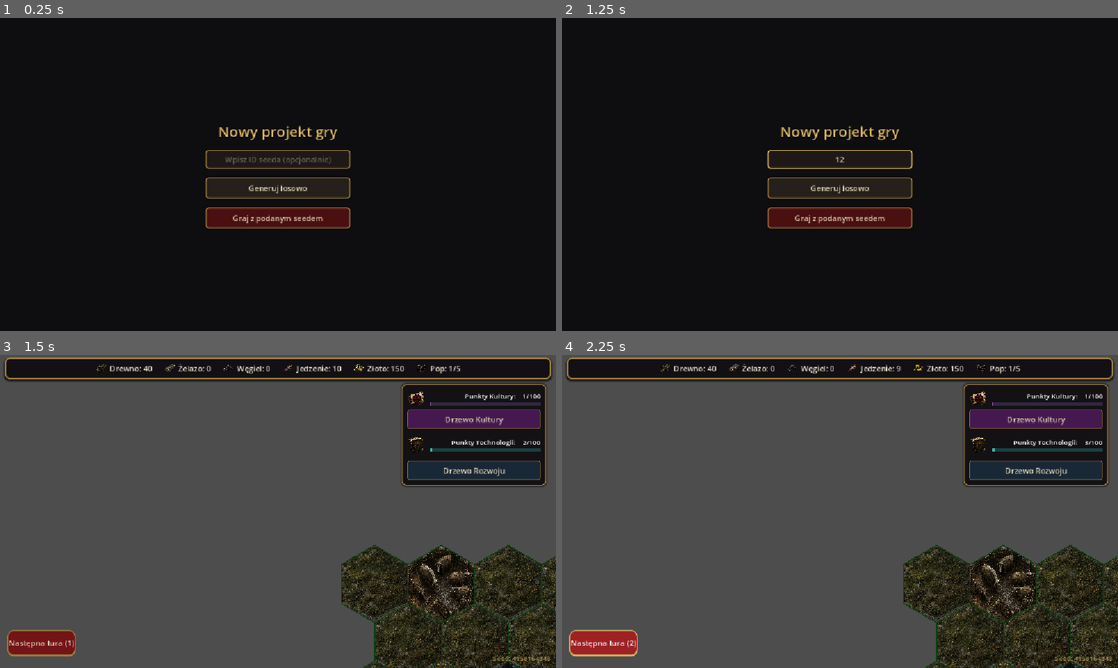
Above: before the commit, frames 1-4 (two rows, left to right).
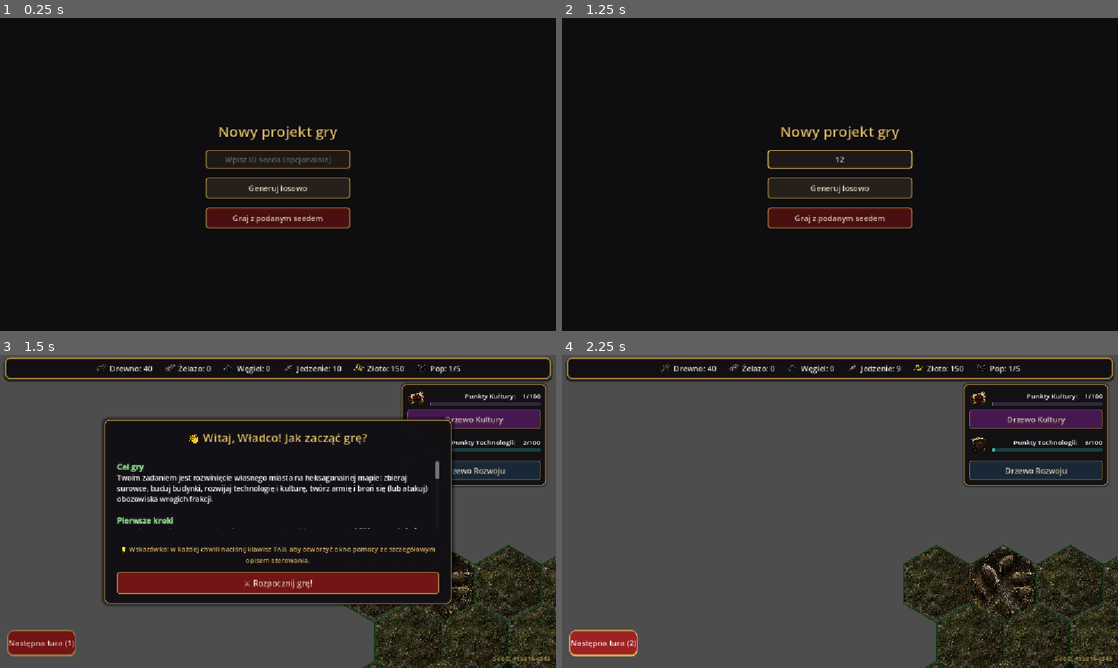
Above: after the commit, the same moments.

Repository: matiok35/nowy-projekt-gry
Game: Godot game, scene res://ui/main_menu.tscn
Same seed, same stepped clock (60 frames per second), same inputs: the game is played once before the commit and once after it.
Inputs (mouse positions are in pixels of both pictures, inside the frame that each line leads up to):
- Up to frame 1 (0.25 s): no input
- Up to frame 2 (1.25 s): click (840, 158) at 0.52 s; type "12" at 0.6 s
- Up to frame 3 (1.5 s): click "Generuj losowo" at 1.25 s
- Up to frame 4 (2.25 s): click "Następna tura (1)" at 2 s

Frames 1-2 are identical in both runs. In frame 3, 35% of the frame differs, in the area x 18-82%, y 19-81%; in frame 4, nothing differs.

Commit message:
Dodano tutorial przed grą

Diff:
--- a/ui/hud.gd
+++ b/ui/hud.gd
@@ -63,6 +63,8 @@
 var help_menu: HelpMenu
 
 var settings_menu: SettingsMenu
+
+var tutorial_menu: TutorialMenu
 
 # --- PALETA "DARK FANTASY" -------------------------------------------------
 # Wspólne kolory używane w całym HUD-zie, żeby całość wyglądała spójnie:
@@ -115,6 +117,10 @@
 	style_main_hud_elements()
 	style_context_popup()
 	style_individual_buttons()
+
+	tutorial_menu = TutorialMenu.new(self)
+	tutorial_menu.setup_tutorial_window()
+	tutorial_menu.show_tutorial_menu()
 
 	EconomyManager.notify_change()
 
@@ -820,9 +826,10 @@
 	if camp_menu and camp_menu.camp_army_window: camp_menu.camp_army_window.visible = false
 	if help_menu and help_menu.help_window: help_menu.help_window.visible = false
 	if settings_menu and settings_menu.settings_window: settings_menu.settings_window.visible = false
+	if tutorial_menu and tutorial_menu.tutorial_window: tutorial_menu.tutorial_window.visible = false
 
 func any_menu_visible() -> bool:
-	return menu_budowania.visible or (tile_info_menu and tile_i …(769 unchanged characters)… d settings_menu.settings_window.visible)
+	return menu_budowania.visible or (tile_info_menu and tile_i …(769 unchanged characters)… d settings_menu.settings_window.visible) or (tutorial_menu and tutorial_menu.tutorial_window and tutorial_menu.tutorial_window.visible)
 
 func _reposition_menu(menu: Control, base_pos: Vector2):
 	var vbox = menu.get_node("VBoxContainer") as VBoxContainer
--- /dev/null
+++ b/ui/menus/tutorial_menu.gd
@@ -0,0 +1,142 @@
+class_name TutorialMenu
+extends RefCounted
+
+var hud: Control
+var tutorial_window: PanelContainer
+var _scroll: ScrollContainer
+
+const MARGIN: float = 40.0
+const MAX_WIDTH: float = 720.0
+const MIN_SCROLL_HEIGHT: float = 140.0
+
+func _init(_hud: Control):
+	hud = _hud
+
+func setup_tutorial_window():
+	tutorial_window = PanelContainer.new()
+	tutorial_window.visible = false
+	tutorial_window.z_index = 20
+
+	var style_panel = StyleBoxFlat.new()
+	style_panel.bg_color = hud.DF_BG
+	style_panel.set_corner_radius_all(10)
+	style_panel.set_border_width_all(2)
+	style_panel.border_color = hud.DF_GOLD
+	style_panel.content_margin_left = 26
+	style_panel.content_margin_right = 26
+	style_panel.content_margin_top = 20
+	style_panel.content_margin_bottom = 20
+	style_panel.shadow_color = Color(0, 0, 0, 0.6)
+	style_panel.shadow_size = 8
+	tutorial_window.add_theme_stylebox_override("panel", style_panel)
+
+	var main_vbox = VBoxContainer.new()
+	main_vbox.add_theme_constant_override("separation", 14)
+	tutorial_window.add_child(main_vbox)
+
+	# HEADER
+	var title_label = Label.new()
+	title_label.text = "👋 Witaj, Władco! Jak zacząć grę?"
+	title_label.add_theme_font_size_override("font_size", 24)
+	title_label.add_theme_color_override("font_color", hud.DF_GOLD_TEXT)
+	title_label.horizontal_alignment = HORIZONTAL_ALIGNMENT_CENTER
+	main_vbox.add_child(title_label)
+
+	var sep = HSeparator.new()
+	sep.add_theme_color_override("separator", hud.DF_GOLD)
+	main_vbox.add_child(sep)
+
+	# CONTENT (przewijalne, żeby okno nigdy nie rosło ponad rozmiar ekranu)
+	_scroll = ScrollContainer.new()
+	_scroll.custom_minimum_size = Vector2(0, 320)
+	_scroll.size_flags_vertical = Control.SIZE_EXPAND_FILL
+	_scroll.horizontal_scroll_mode = ScrollContainer.SCROLL_MODE_DISABLED
+	main_vbox.add_child(_scroll)
+
+	var content_label = RichTextLabel.new()
+	content_label.bbcode_enabled = true
+	content_label.fit_content = true
+	content_label.scroll_active = false
+	content_label.custom_minimum_size = Vector2(MAX_WIDTH - 60, 0)
+	content_label.add_theme_font_size_override("normal_font_size", 15)
+	content_label.text = _tutorial_text()
+	_scroll.add_child(content_label)
+
+	var sep2 = HSeparator.new()
+	sep2.add_theme_color_override("separator", hud.DF_GOLD)
+	main_vbox.add_child(sep2)
+
+	# TIP O TAB
+	var tip_lbl = Label.new()
+	tip_lbl.text = "💡 Wskazówka: w każdej chwili naciśnij klawisz TAB, aby otworzyć okno pomocy ze szczegółowym opisem sterowania."
+	tip_lbl.autowrap_mode = TextServer.AUTOWRAP_WORD
+	tip_lbl.add_theme_font_size_override("font_size", 14)
+	tip_lbl.add_theme_color_override("font_color", hud.DF_GOLD_TEXT)
+	tip_lbl.horizontal_alignment = HORIZONTAL_ALIGNMENT_CENTER
+	main_vbox.add_child(tip_lbl)
+
+	# START BUTTON
+	var start_btn = Button.new()
+	start_btn.text = "⚔️ Rozpocznij grę!"
+	start_btn.custom_minimum_size = Vector2(0, 46)
+	var start_style = StyleBoxFlat.new()
+	start_style.bg_color = hud.DF_BLOOD
+	start_style.set_corner_radius_all(6)
+	start_style.set_border_width_all(2)
+	start_style.border_color = hud.DF_GOLD
+	start_style.set_content_margin_all(10)
+	var start_hover = start_style.duplicate() as StyleBoxFlat
+	start_hover.bg_color = hud.DF_BLOOD_BRIGHT
+	start_hover.border_color = hud.DF_GOLD_BRIGHT
+	start_btn.add_theme_stylebox_override("normal", start_style)
+	start_btn.add_theme_stylebox_override("hover", start_hover)
+	start_btn.add_theme_color_override("font_color", hud.DF_TEXT)
+	start_btn.add_theme_font_size_override("font_size", 17)
+	start_btn.pressed.connect(func(): tutorial_window.visible = false)
+	main_vbox.add_child(start_btn)
+
+	hud.add_child(tutorial_window)
+
+func _tutorial_text() -> String:
+	return "[b][color=#8fdc8f]Cel gry[/color][/b]\n" \
+		+ "Twoim zadaniem jest rozwinięcie własnego miasta na heksagonalnej mapie: zbieraj surowce, buduj budynki, rozwijaj technologię i kulturę, twórz armię i broń się (lub atakuj) obozowiska wrogich frakcji.\n\n" \
+		+ "[b][color=#8fdc8f]Pierwsze kroki[/color][/b]\n" \
+		+ "1. Twoja postać (generał) stoi na środku mapy. Kliknij ją dwukrotnie [b]LPM[/b], aby [b]założyć Miasto[/b] — to Twoja stolica i baza wypadowa.\n" \
+		+ "2. Po założeniu miasta zyskujesz pola wokół niego. Kliknij [b]PPM[/b] na swoje pole, aby otworzyć [b]Menu Budowy[/b] i postawić pierwsze budynki (np. Chatę Drwala na złożu drewna, Farmę na polu z pszenicą).\n" \
+		+ "3. Budynki produkują surowce (Drewno, Żelazo, Węgiel, Jedzenie, Złoto) po zakończeniu tury — kliknij [b]„Następna tura”[/b] w lewym dolnym rogu, aby naliczyć produkcję.\n" \
+		+ "4. Powiększaj terytorium kupując sąsiednie pola za złoto (opcja [b]„Kup to pole”[/b] w menu pola) — miasto rozszerza się też automatycznie co kilka tur.\n\n" \
+		+ "[b][color=#8fdc8f]Rozwój i kultura[/color][/b]\n" \
+		+ "Buduj Laboratoria, Warsztaty, Biblioteki i Świątynie, aby generować Punkty Nauki i Kultury. Odblokowuj nowe technologie i tradycje w oknach [b]„Drzewo Rozwoju”[/b] i [b]„Drzewo Kultury”[/b] w prawym górnym rogu ekranu.\n\n" \
+		+ "[b][color=#8fdc8f]Wojsko i obozowiska[/color][/b]\n" \
+		+ "Zbuduj [b]Baraki[/b], aby rekrutować jednostki. Zarządzaj armią w oknie [b]„Moja Armia”[/b] i przypisuj jednostki do swojego generała. Na mapie napotkasz wrogie [b]obozowiska[/b] — sprawdzaj ich siłę zanim zaatakujesz.\n\n" \
+		+ "[color=#a0a0a0]To tylko skrót — pełny opis sterowania (kamera, ruch generała, menu kontekstowe) znajdziesz w oknie pomocy pod klawiszem TAB.[/color]"
+
+func show_tutorial_menu():
+	tutorial_window.visible = true
+	var viewport_size: Vector2 = hud.get_viewport_rect().size
+
+	var max_w: float = min(MAX_WIDTH, viewport_size.x - MARGIN)
+	var max_h: float = viewport_size.y - MARGIN
+
+	tutorial_window.custom_minimum_size = Vector2(max_w, 0)
+	tutorial_window.reset_size()
+
+	# Czekamy klatkę, żeby Godot policzył naturalny (nieprzycięty) rozmiar okna
+	await hud.get_tree().process_frame
+
+	if tutorial_window.size.y > max_h:
+		# Zmniejszamy obszar przewijanej treści dokładnie o tyle, o ile okno jest za wysokie
+		var overflow: float = tutorial_window.size.y - max_h
+		var new_scroll_h: float = max(MIN_SCROLL_HEIGHT, _scroll.custom_minimum_size.y - overflow)
+		_scroll.custom_minimum_size.y = new_scroll_h
+		tutorial_window.reset_size()
+		await hud.get_tree().process_frame
+
+	if not is_instance_valid(tutorial_window) or not tutorial_window.visible:
+		return
+
+	var final_size: Vector2 = tutorial_window.size
+	var pos: Vector2 = ((viewport_size - final_size) / 2.0).round()
+	pos.x = clamp(pos.x, 10.0, max(10.0, viewport_size.x - final_size.x - 10.0))
+	pos.y = clamp(pos.y, 10.0, max(10.0, viewport_size.y - final_size.y - 10.0))
+	tutorial_window.position = pos
Not shown, added: ui/menus/tutorial_menu.gd.uid
